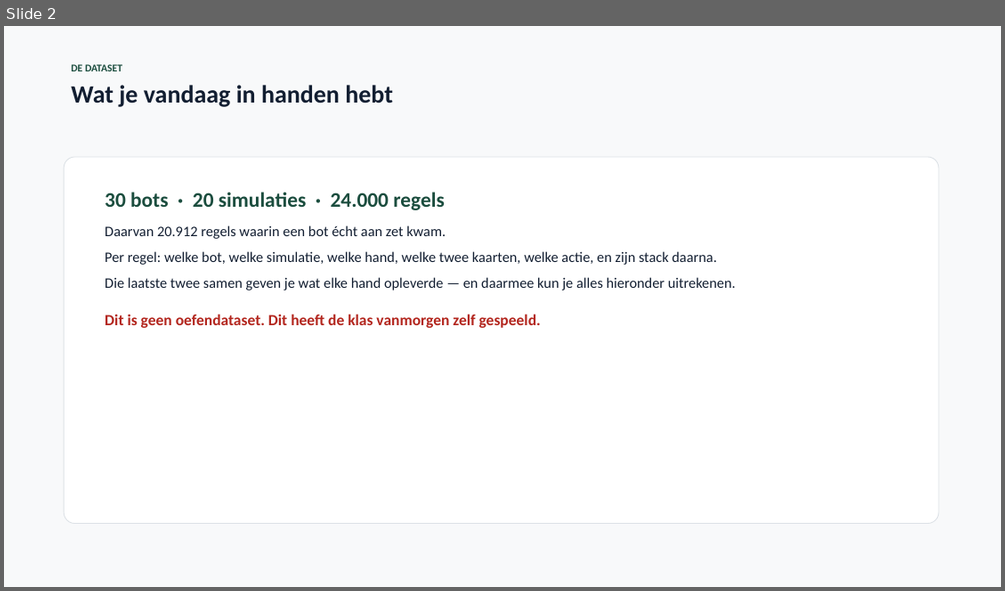
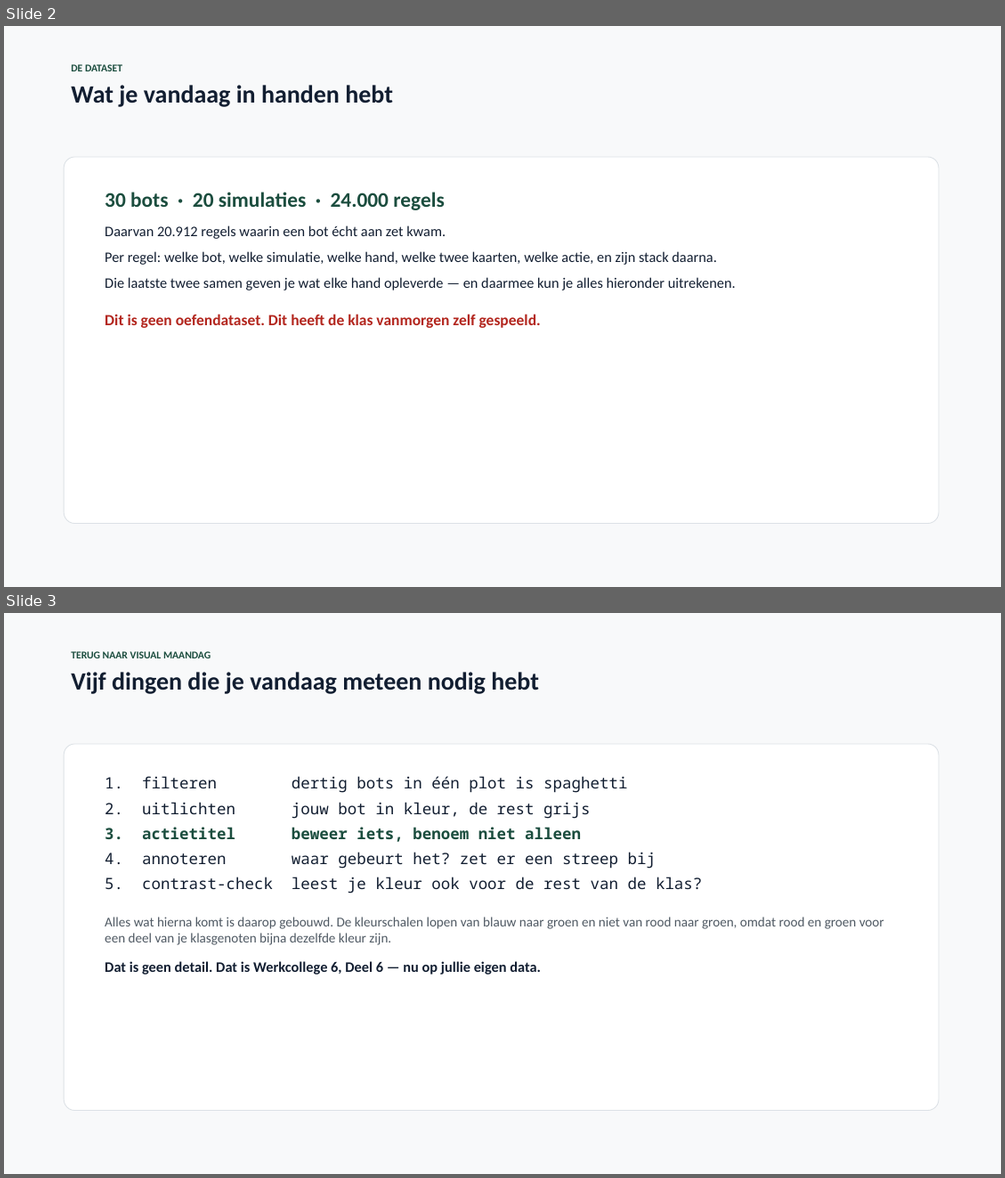
Before and after one commit to finturion/poker-analytics-challenge, a slide deck: powerpoints/Data_Science_Werkcollege8.pptx. Shown one above the other, each under a label of ours: slide 2 before the commit, slides 2 and 3 after it. The pictures are 1005x591 and 1005x1178 pixels, drawn with LibreOffice and Linux fonts; fonts in the diff are those of the drawing. Boxes give left, top, right and bottom in pixels: in the first picture for what was removed or moved away, otherwise in the second. Text is boxed around its words. In the diff, an @@ line names an element or a change of style, - is before the commit and + after.

```diff
--- a/powerpoints/Data_Science_Werkcollege8.pptx
+++ b/powerpoints/Data_Science_Werkcollege8.pptx
@@ slide 3 added at <box>4,613,1001,1174</box>, background #FFFFFF @@
@@ rectangle added at <box>4,613,1001,1174</box>, fill #F8F9FA @@
@@ text added at <box>71,651,539,694</box>, 24 pt, text #121E31, bold @@
+TERUG NAAR VISUAL MAANDAG
+Vijf dingen die je vandaag meteen nodig hebt
@@ rounded rectangle added at <box>64,744,938,1111</box>, fill #FFFFFF, outline #DCE1E6 0.75 pt @@
@@ text added at <box>105,776,884,974</box>, 15 pt, text #121E31 @@
+1. filteren dertig bots in één plot is spaghetti
+2. uitlichten jouw bot in kleur, de rest grijs
+3. actietitel beweer iets, benoem niet alleen
+4. annoteren waar gebeurt het? zet er een streep bij
+5. contrast-check leest je kleur ook voor de rest van de klas?
+Alles wat hierna komt is daarop gebouwd. De kleurschalen lopen van blauw naar groen en niet van rood naar groen, omdat rood en groen voor een deel van je klasgenoten bijna dezelfde kleur zijn.
+Dat is geen detail. Dat is Werkcollege 6, Deel 6 — nu op jullie eigen data.
```
Also in this commit, not shown: 1 slide changed, 3 other slides added, 12 other files.
